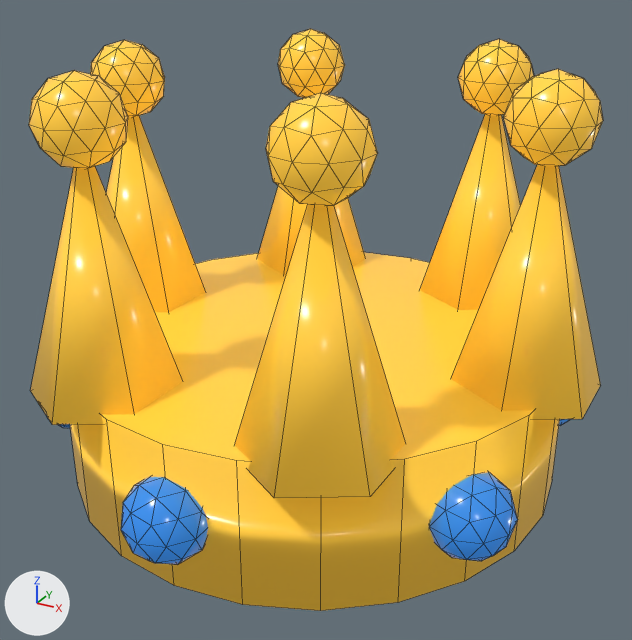
The Blender file blender/models/acc_crown.blend, before and after one commit.
Camera for both pictures: a 50 mm camera at (0.505, -0.916, 0.653) aimed at (0.014, -0.022, 0.206). Lighting does not change. The marker at lower left points along +X, +Y and +Z. The first picture is the older version. Mesh edges are drawn as thin lines.

The scene before the commit, as lines of its bpy script (objects in view):
```python
me_cylinder = bpy.data.meshes.new('Cylinder')
me_cylinder.from_pydata(...)  # 594 vertices, 1028 faces; spans x -0.358..0.358, y -0.37..0.37, z -0.09..0.44
# faces by material slot: [548, 480]
me_cylinder.materials.append(mat_gold)  # yellow #ffc83d, glowing yellow #ffc83d
me_cylinder.materials.append(mat_gem)  # blue #2f7dd1, glowing blue #2f7dd1
ob_acccrown = bpy.data.objects.new('AccCrown', me_cylinder)
ob_acccrown.location = (0.0, 0.0, 0.09)
```
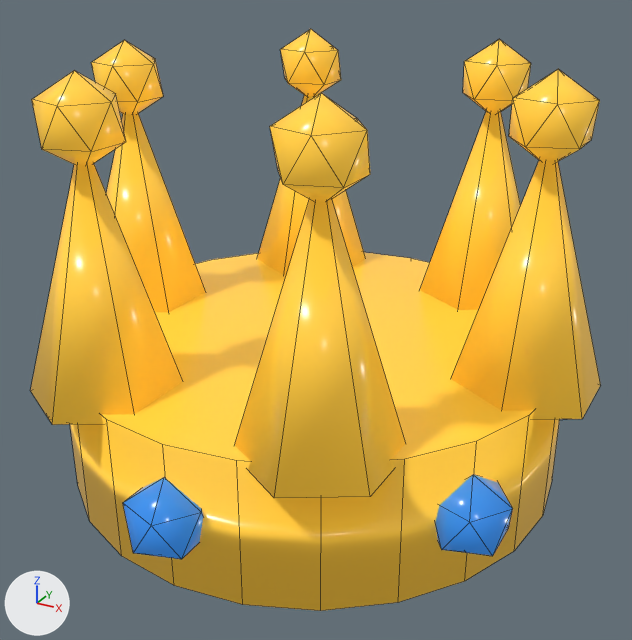
What differs and where, as boxes (x1, y1, x2, y2) in the pictures (632 x 640 px):
'AccCrown', reshaped
    before: (29, 29, 603, 611)
    after: (30, 29, 600, 611)
part 1 of me_cylinder, deleted (yellow)
    before: (29, 29, 603, 206)
part 2 of me_cylinder, deleted
    before: (46, 415, 571, 564)

What changed in the scene script:
```text
Change me_cylinder:
    used by ob_acccrown; location = (0.0, 0.0, 0.09)
    remove me_cylinder.from_pydata(...)  # 594 vertices, 1028 faces; spans x -0.358..0.358, y -0.37..0.37, z -0.09..0.44
    add me_cylinder.from_pydata(...)  # 234 vertices, 308 faces; spans x -0.358..0.358, y -0.363..0.363, z -0.09..0.44
    me_cylinder part 1: 180 vertices removed from x -0.328..0.328, y -0.292..0.292, z 0.347..0.433
    me_cylinder part 2: 180 vertices removed from x -0.325..0.325, y -0.37..0.37, z -0.043..0.043
```
